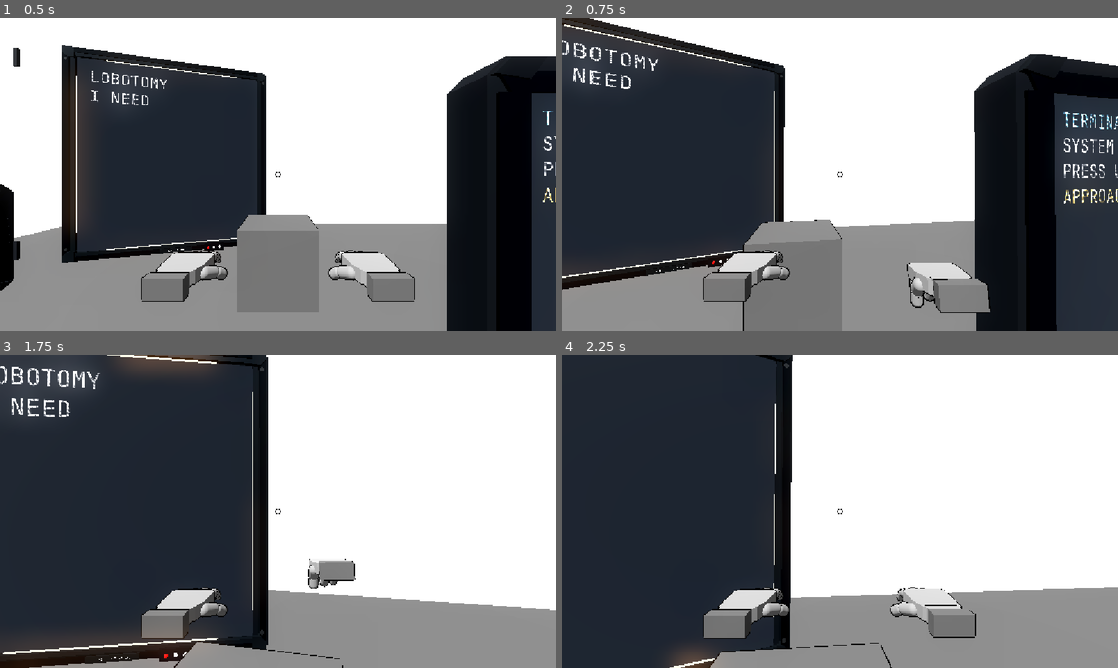
Above: before the commit, frames 1-4 (two rows, left to right).
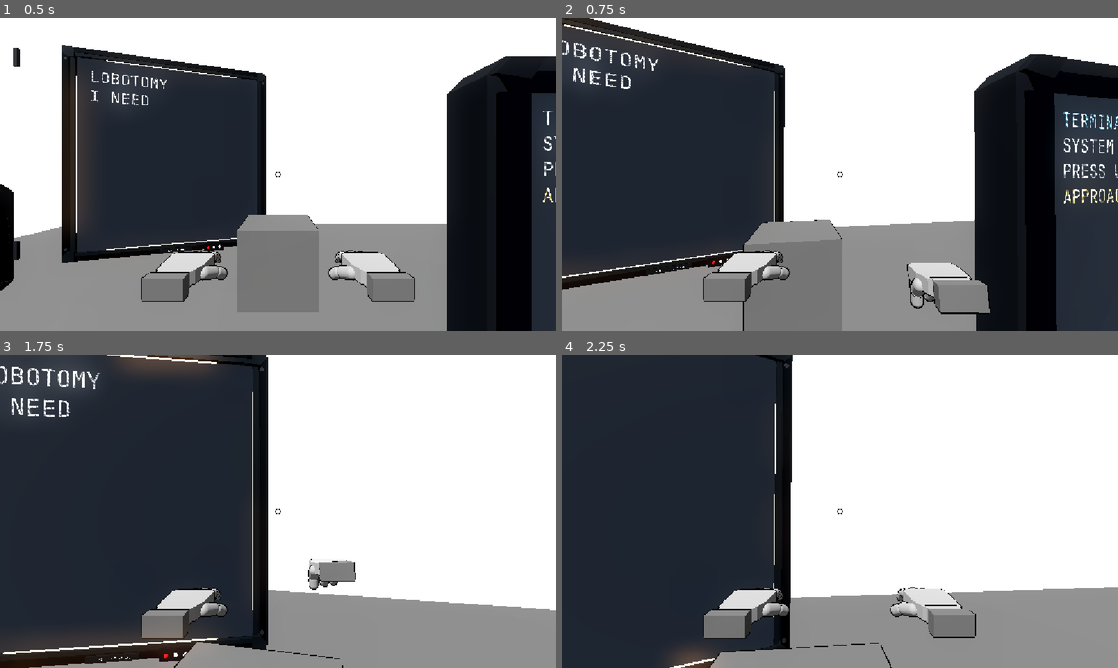
Above: after the commit, the same moments.

Repository: greedisfaust/fowl-play-project
Game: Godot game, scene res://arena/test_arena.tscn
Same seed, same stepped clock (60 frames per second), same inputs: the game is played once before the commit and once after it.
Inputs (mouse positions are in pixels of both pictures, inside the frame that each line leads up to):
- Up to frame 1 (0.5 s): no input
- Up to frame 2 (0.75 s): tap Enter at 0.5 s; move the mouse to (867, 174) at 0.52 s; hold W (move_forward) from 0.53 s (still down); hold Q (punch) from 0.53 s (still down); click (867, 174) at 0.67 s
- Up to frame 3 (1.75 s): keep holding W (move_forward); tap Space (jump) at 0.77, 0.8, 1.07, 1.35, 1.52 s; move the mouse to (250, 511) at 1.27 s; release Q (punch) at 1.28 s; tap Q (punch) at 1.55 s
- Up to frame 4 (2.25 s): keep holding W (move_forward); tap Space (jump) at 1.82 s; move the mouse to (851, 505) at 2.02 s; hold E (interact) from 2.03 s (still down)

Frame 1 is identical in both runs. In frame 2, 0.2% of the frame differs, in the area x 62-77%, y 78-95%; in frame 3, 0.1%; in frame 4, less than 0.1%.

Commit message:
Smooth the transition from fist pullback into jab extension

Diff:
--- a/fowl-play/combat/combat_presentation.gd
+++ b/fowl-play/combat/combat_presentation.gd
@@ -32,7 +32,7 @@
 	var hand: Hand = _get_right_hand()
 	if hand != null:
 		hand.set_punching(true)
-		hand.punch_position_offset = _base_punch_position_offset + Vector3(0.0, 0.025, 0.14)
+		hand.punch_position_offset = _base_punch_position_offset
 
 func play_jab(direction: Vector3) -> void:
 	var hand: Hand = _get_right_hand()
@@ -47,7 +47,6 @@
 	_phase_elapsed = 0.0
 	_jab_direction = direction.normalized()
 	hand.set_punching(true)
-	hand.punch_position_offset = _base_punch_position_offset
 	var target: Vector3 = camera.global_position + _jab_direction
 	if not hand.begin_action(target):
 		hand.set_punching(false)
@@ -72,13 +71,12 @@
 			body_pose.x = WINDUP_LEAN_RAD * windup_weight
 			var windup_hand: Hand = _get_right_hand()
 			if windup_hand != null:
-				windup_hand.punch_position_offset = _base_punch_position_offset + Vector3(0.0, 0.025, 0.14 * windup_weight)
+				windup_hand.punch_position_offset = get_windup_hand_offset(_base_punch_position_offset, _phase_elapsed)
 		Phase.JAB:
 			body_pose += get_jab_body_pose(_phase_elapsed, _local_direction(_jab_direction))
 			var jab_hand: Hand = _get_right_hand()
 			if jab_hand != null:
-				var jab_t: float = clampf(_phase_elapsed / JAB_POSE_DURATION_S, 0.0, 1.0)
-				jab_hand.punch_position_offset = _base_punch_position_offset + Vector3(0.0, 0.02, -0.045 * sin(PI * jab_t))
+				jab_hand.punch_position_offset = get_jab_hand_offset(_base_punch_position_offset, _phase_elapsed)
 			if _phase_elapsed >= JAB_POSE_DURATION_S:
 				_phase = Phase.IDLE
 				if jab_hand != null:
@@ -106,6 +104,17 @@
 		rig = _player.get("rig") as Node3D
 	if is_instance_valid(rig):
 		rig.call("set_combat_body_pose", Vector3.ZERO)
+
+static func get_windup_hand_offset(base_offset: Vector3, elapsed: float) -> Vector3:
+	var weight: float = 1.0 - exp(-14.0 * maxf(elapsed, 0.0))
+	return base_offset + Vector3(0.0, 0.025 * weight, 0.14 * weight)
+
+static func get_jab_hand_offset(base_offset: Vector3, elapsed: float) -> Vector3:
+	var t: float = clampf(elapsed / JAB_POSE_DURATION_S, 0.0, 1.0)
+	var pullback_to_extension: float = smoothstep(0.0, 0.18, t)
+	var depth: float = lerpf(0.14, -0.045, pullback_to_extension) if t < 0.18 else -0.045 * sin(PI * t)
+	var height: float = lerpf(0.025, 0.02, pullback_to_extension) if t < 0.18 else 0.02
+	return base_offset + Vector3(0.0, height, depth)
 
 static func get_jab_body_pose(elapsed: float, local_direction: Vector3) -> Vector3:
 	var t: float = clampf(elapsed / JAB_POSE_DURATION_S, 0.0, 1.0)
